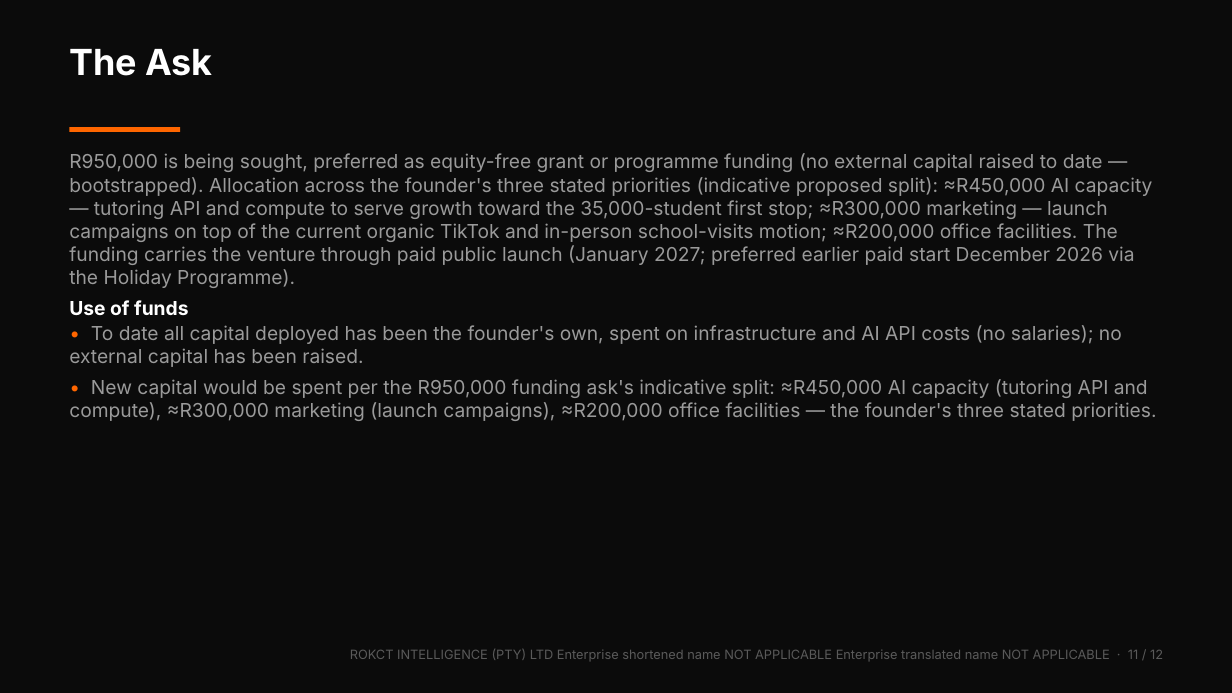
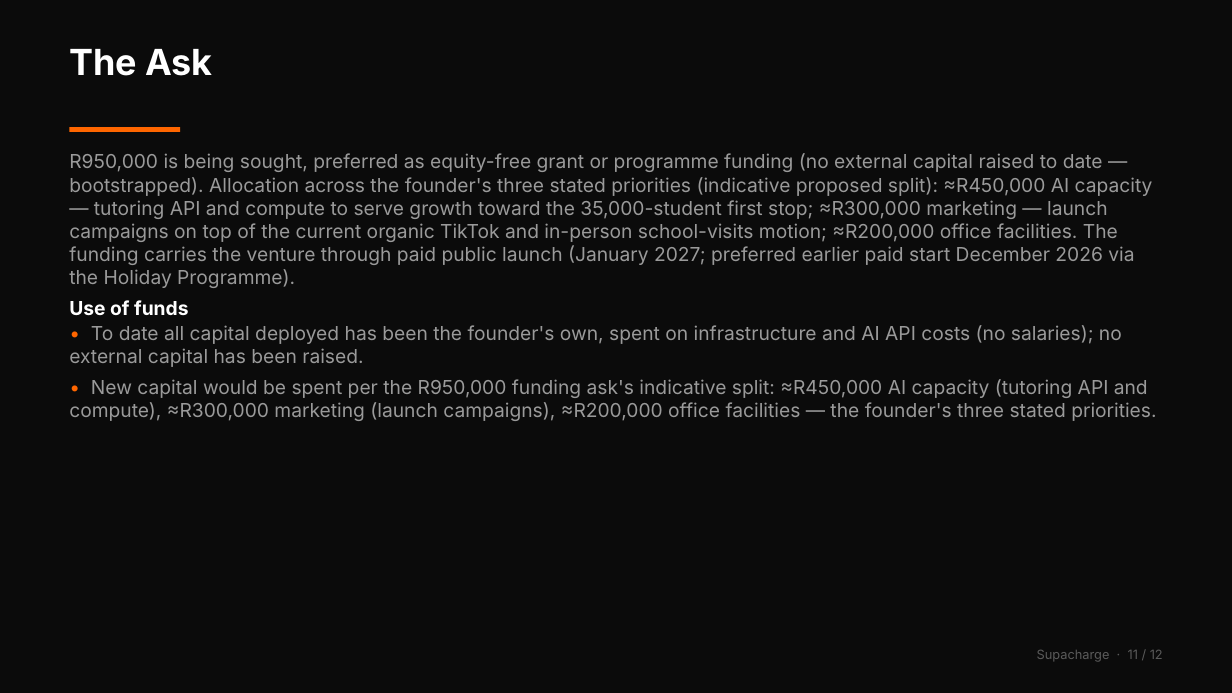
Before and after one commit to RokctAI/supacharge, a slide deck: slide 11 of marketing/pitch/supacharge-pitch-deck.pptx. Drawn at 1232x693 pixels with LibreOffice and Linux fonts; fonts in the diff are those of the drawing. Boxes give left, top, right and bottom in pixels: in the first picture for what was removed or moved away, otherwise in the second. Text is boxed around its words. In the diff, an @@ line names an element or a change of style, - is before the commit and + after.

```diff
--- a/marketing/pitch/supacharge-pitch-deck.pptx
+++ b/marketing/pitch/supacharge-pitch-deck.pptx
@@ text at [1037, 650, 1163, 662]: text changed @@
-ROKCT INTELLIGENCE (PTY) LTD Enterprise shortened name NOT APPLICABLE Enterprise translated name NOT APPLICABLE · 11 / 12
+Supacharge · 11 / 12
```
Also in this commit, not shown: 11 other slides changed.
